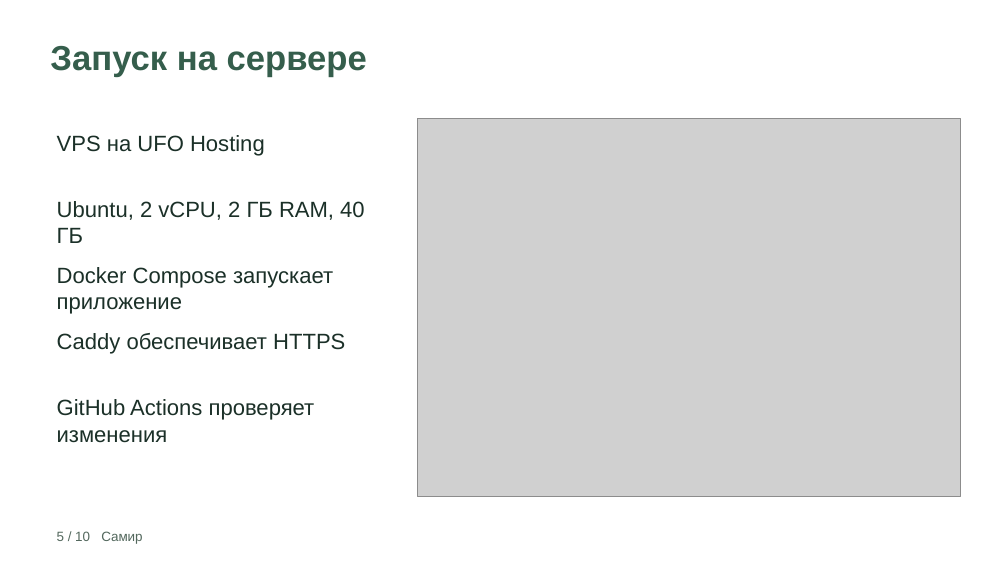
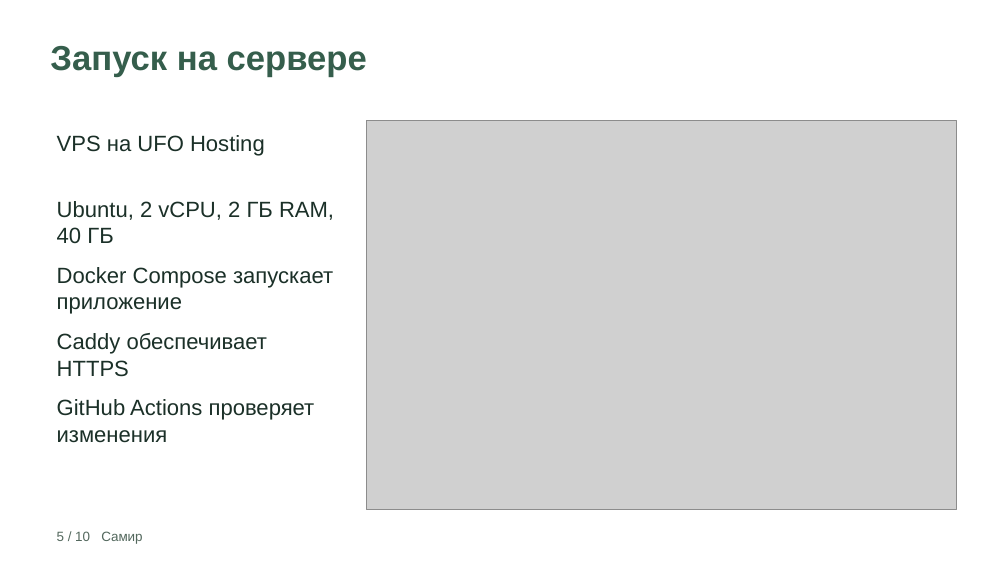
Before and after one commit to Samirrrrr123/college-inventory, a slide deck: slide 5 of docs/presentation.pptx. Drawn at 1008x567 pixels with LibreOffice and Linux fonts; fonts in the diff are those of the drawing; grey boxes stand for pictures. Boxes give left, top, right and bottom in pixels: in the first picture for what was removed or moved away, otherwise in the second. Text is boxed around its words. In the diff, an @@ line names an element or a change of style, - is before the commit and + after.

```diff
--- a/docs/presentation.pptx
+++ b/docs/presentation.pptx
@@ picture resized from (x1=417, y1=119, x2=960, y2=496) to (x1=366, y1=120, x2=957, y2=510) @@
@@ text "Ubuntu, 2 vCPU, 2 ГБ ..." rewrapped from (x1=57, y1=201, x2=365, y2=243) to (x1=57, y1=201, x2=334, y2=244) @@
@@ text "Caddy обеспечивает HTTPS" rewrapped from (x1=57, y1=333, x2=345, y2=354) to (x1=57, y1=333, x2=268, y2=377) @@
```
Also in this commit, not shown: 7 other slides changed, 4 other files.
